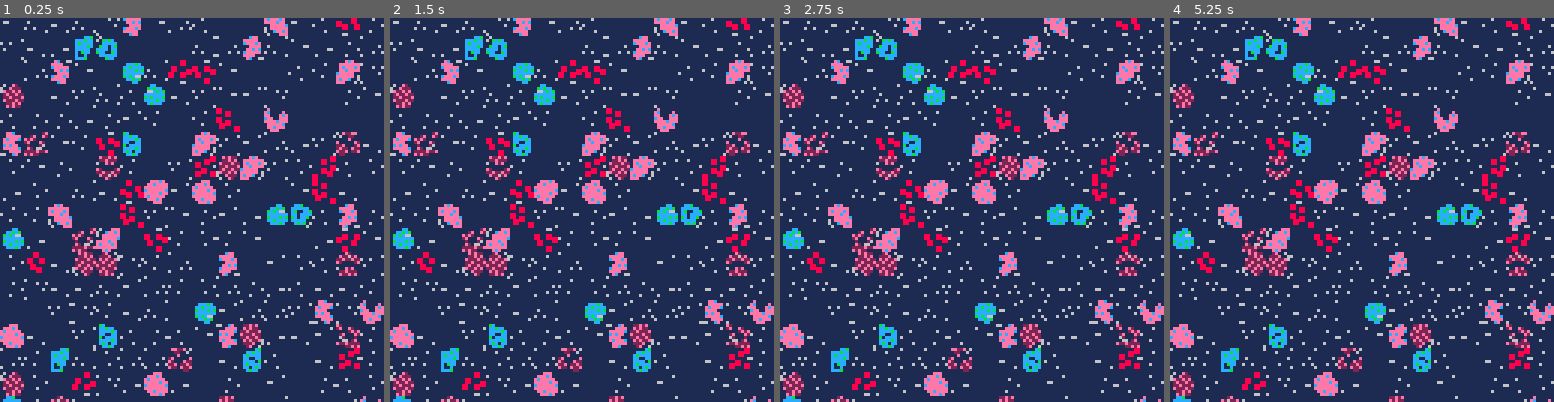
Above: before the commit, frames 1-4 (left to right).
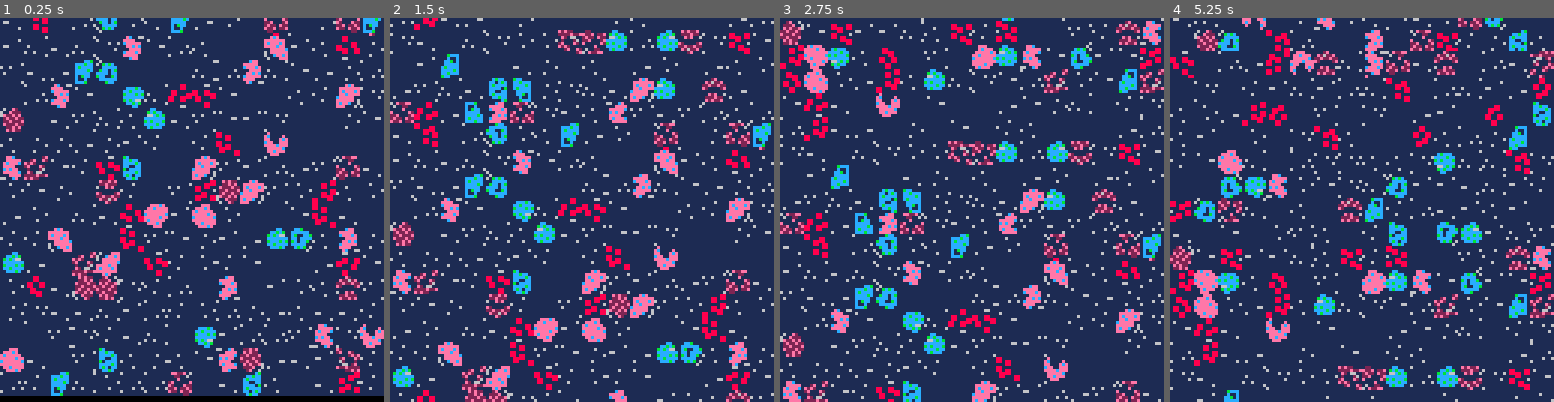
Above: after the commit, the same moments.

Repository: Mister-Oatbread/pico8_drg_game
Game: PICO-8 cartridge drg.p8
The game is run twice, just before and just after one commit, with the same random seed, the same clock (stepped at 60 frames per second) and the same inputs.
Inputs:
- Up to frame 1 (0.25 s): no input
- Up to frame 2 (1.5 s): no input
- Up to frame 3 (2.75 s): no input
- Up to frame 4 (5.25 s): no input

The runs differ from the first frame. In frame 1, 32% of the frame differs, in the area x 0-100%, y 0-100%; in frame 2, 30%; in frame 3, 31%; in frame 4, 32%.

Commit message:
added scrolling, this should work properly

Diff:
--- a/main.lua
+++ b/main.lua
@@ -4,7 +4,8 @@
     initialize_map()
 end
 
-function _update60()
+function _update()
+    update_map();
 end
 
 function _draw()
--- a/map.lua
+++ b/map.lua
@@ -56,6 +56,16 @@
     end
 end
 
+-- slides the floor one frame to the bottom, and realigns the floor if needed
+function update_map()
+    for i=1,#terrain do
+        terrain[i].y_coord = terrain[i].y_coord+1;
+        if (terrain[i].y_coord >= 227) then
+            terrain[i] = _produce_map_entity(terrain[i].x_coord,91);
+        end
+    end
+end
+
 -- paint all terrain tiles at their current location
 function draw_map()
     local sprite;
